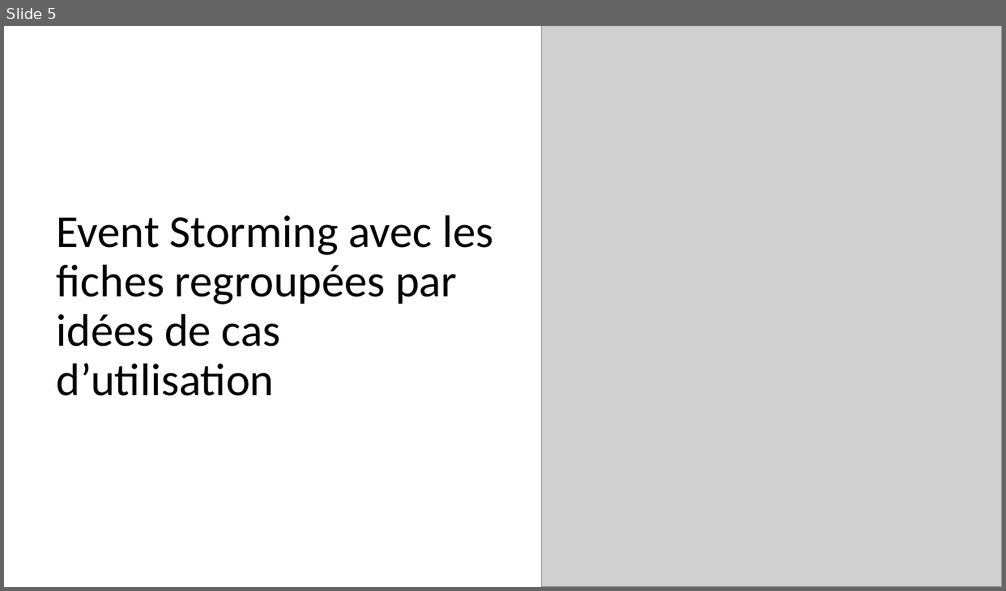
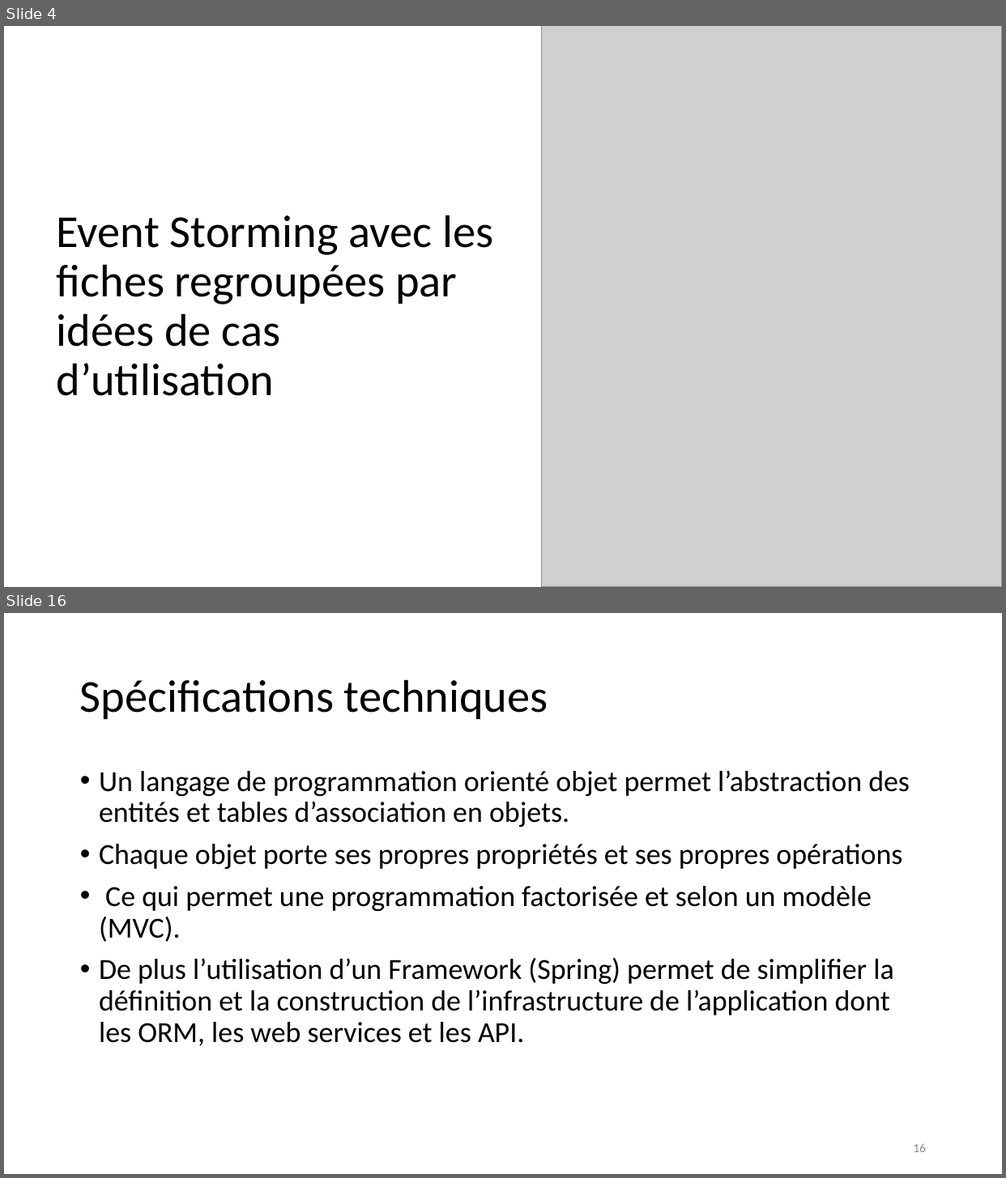
Before and after one commit to emmo78/Project_ConceptionOfMentorApp, a slide deck: Presentation_olivier_MOREL.pptx. Shown one above the other, each under a label of ours: slide 5 before the commit, slides 4 and 16 after it; the slides between them are not shown. The pictures are 1006x591 and 1006x1178 pixels, drawn with LibreOffice and Linux fonts; fonts in the diff are those of the drawing; grey boxes stand for pictures. Boxes give left, top, right and bottom in pixels: in the first picture for what was removed or moved away, otherwise in the second. Text is boxed around its words. In the diff, an @@ line names an element or a change of style, - is before the commit and + after.

```diff
--- a/Presentation_olivier_MOREL.pptx
+++ b/Presentation_olivier_MOREL.pptx
@@ slide 16 added at (x1=4, y1=613, x2=1002, y2=1174), background #FFFFFF @@
@@ title added at (x1=80, y1=679, x2=548, y2=719), 44 pt, text #000000 @@
+Spécifications techniques
@@ text added at (x1=99, y1=770, x2=910, y2=1046), 28 pt, text #000000 @@
+• Un langage de programmation orienté objet permet l’abstraction des entités et tables d’association en objets.
+• Chaque objet porte ses propres propriétés et ses propres opérations
+• Ce qui permet une programmation factorisée et selon un modèle (MVC).
+• De plus l’utilisation d’un Framework (Spring) permet de simplifier la définition et la construction de l’infrastructure de l’application dont les ORM, les web services et les API.
@@ page number added at (x1=913, y1=1144, x2=926, y2=1152), 12 pt, text #8C8C8C @@
+16
@@ what was slide 5 is now slide 4 @@
```
Also in this commit, not shown: 2 slides changed, 15 other slides added, 1 slide removed, 2 other files.
